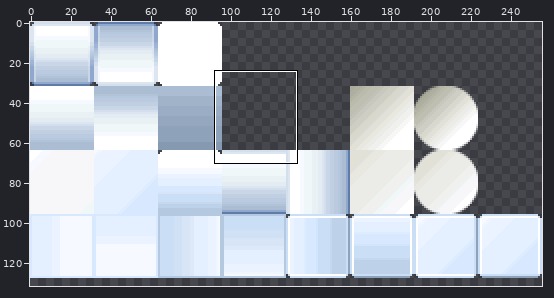
Sprite sheet, stored at Epsitec.Cresus/Common.Widgets/Adorners/Resources/LookRoyale.png. The picture above shows the old version from afar; the outline marks the close-up.
Close-up. Earlier state:
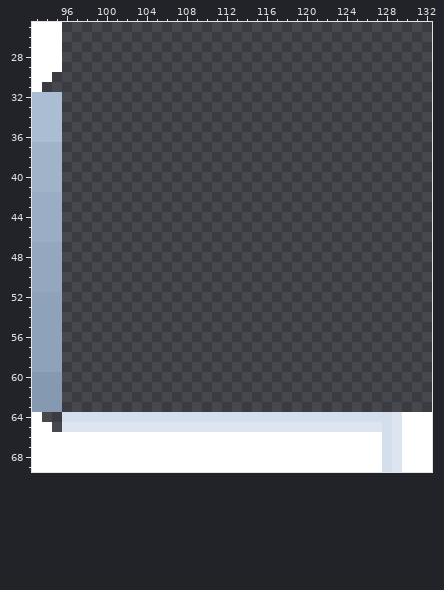
The file is 256x256 pixels. Pixels under 10% opacity are left out. Colours within 5 levels of each other are drawn and written as one. Shown: x 93..132, y 25..69. The wide view leaves out empty margins.
After the commit:
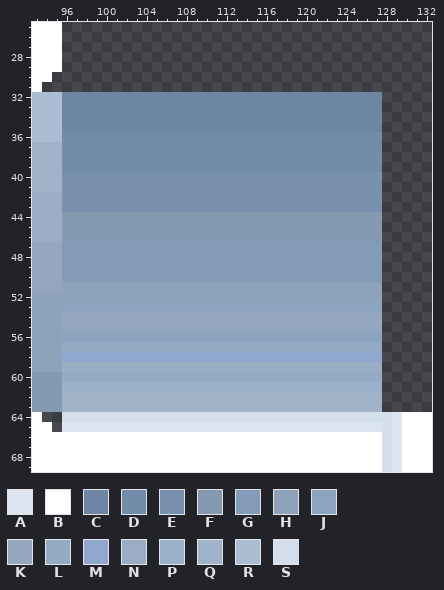
Palette (. is transparent): A #dde6f0  B #ffffff  C #6d86a4  D #738ca9  E #7991af  F #8599b1  G #839bb8  H #8ea2ba  J #8da4c0  K #94a7be  L #94aac5  M #90a8cd  N #9aadc4  P #9ab0cb  Q #a0b3c9  R #abbdd3  S #d4dfed
From old to new:
{"y":32,"x":96,"old":"................................","new":"CCCCCCCCCCCCCCCCCCCCCCCCCCCCCCCC"}
{"y":33,"x":96,"old":"................................","new":"CCCCCCCCCCCCCCCCCCCCCCCCCCCCCCCC"}
{"y":34,"x":96,"old":"................................","new":"CCCCCCCCCCCCCCCCCCCCCCCCCCCCCCCC"}
{"y":35,"x":96,"old":"................................","new":"CCCCCCCCCCCCCCCCCCCCCCCCCCCCCCCC"}
{"y":36,"x":96,"old":"................................","new":"DDDDDDDDDDDDDDDDDDDDDDDDDDDDDDDD"}
{"y":37,"x":96,"old":"................................","new":"DDDDDDDDDDDDDDDDDDDDDDDDDDDDDDDD"}
{"y":38,"x":96,"old":"................................","new":"DDDDDDDDDDDDDDDDDDDDDDDDDDDDDDDD"}
{"y":39,"x":96,"old":"................................","new":"DDDDDDDDDDDDDDDDDDDDDDDDDDDDDDDD"}
{"y":40,"x":96,"old":"................................","new":"EEEEEEEEEEEEEEEEEEEEEEEEEEEEEEEE"}
{"y":41,"x":96,"old":"................................","new":"EEEEEEEEEEEEEEEEEEEEEEEEEEEEEEEE"}
{"y":42,"x":96,"old":"................................","new":"EEEEEEEEEEEEEEEEEEEEEEEEEEEEEEEE"}
{"y":43,"x":96,"old":"................................","new":"EEEEEEEEEEEEEEEEEEEEEEEEEEEEEEEE"}
{"y":44,"x":96,"old":"................................","new":"FFFFFFFFFFFFFFFFFFFFFFFFFFFFFFFF"}
{"y":45,"x":96,"old":"................................","new":"FFFFFFFFFFFFFFFFFFFFFFFFFFFFFFFF"}
{"y":46,"x":96,"old":"................................","new":"FFFFFFFFFFFFFFFFFFFFFFFFFFFFFFFF"}
{"y":47,"x":96,"old":"................................","new":"GGGGGGGGGGGGGGGGGGGGGGGGGGGGGGGG"}
{"y":48,"x":96,"old":"................................","new":"GGGGGGGGGGGGGGGGGGGGGGGGGGGGGGGG"}
{"y":49,"x":96,"old":"................................","new":"GGGGGGGGGGGGGGGGGGGGGGGGGGGGGGGG"}
{"y":50,"x":96,"old":"................................","new":"GGGGGGGGGGGGGGGGGGGGGGGGGGGGGGGG"}
{"y":51,"x":96,"old":"................................","new":"HHHHHHHHHHHHHHHHHHHHHHHHHHHHHHHH"}
{"y":52,"x":96,"old":"................................","new":"HHHHHHHHHHHHHHHHHHHHHHHHHHHHHHHH"}
{"y":53,"x":96,"old":"................................","new":"JJJJJJJJJJJJJJJJJJJJJJJJJJJJJJJJ"}
{"y":54,"x":96,"old":"................................","new":"KKKKKKKKKKKKKKKKKKKKKKKKKKKKKKKK"}
{"y":55,"x":96,"old":"................................","new":"KKKKKKKKKKKKKKKKKKKKKKKKKKKKKKKK"}
{"y":56,"x":96,"old":"................................","new":"JJJJJJJJJJJJJJJJJJJJJJJJJJJJJJJJ"}
{"y":57,"x":96,"old":"................................","new":"LLLLLLLLLLLLLLLLLLLLLLLLLLLLLLLL"}
{"y":58,"x":96,"old":"................................","new":"MMMMMMMMMMMMMMMMMMMMMMMMMMMMMMMM"}
{"y":59,"x":96,"old":"................................","new":"NNNNNNNNNNNNNNNNNNNNNNNNNNNNNNNN"}
{"y":60,"x":96,"old":"................................","new":"LLLLLLLLLLLLLLLLLLLLLLLLLLLLLLLL"}
{"y":61,"x":96,"old":"................................","new":"PPPPPPPPPPPPPPPPPPPPPPPPPPPPPPPP"}
{"y":62,"x":96,"old":"................................","new":"QQQQQQQQQQQQQQQQQQQQQQQQQQQQQQQQ"}
{"y":63,"x":96,"old":"................................","new":"QQQQQQQQQQQQQQQQQQQQQQQQQQQQQQQQ"}
